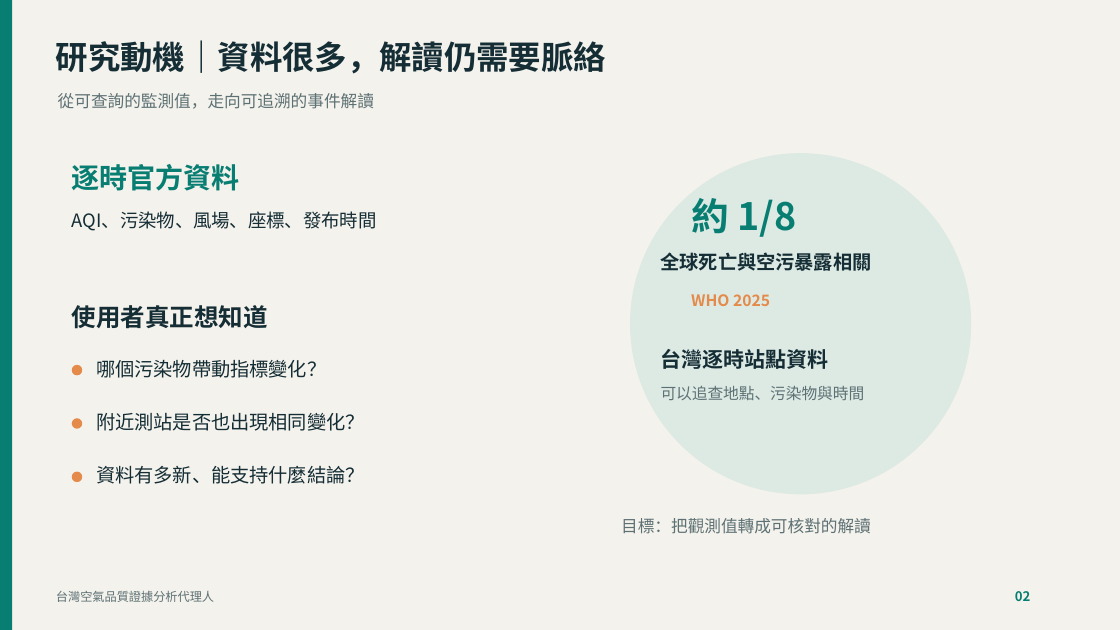
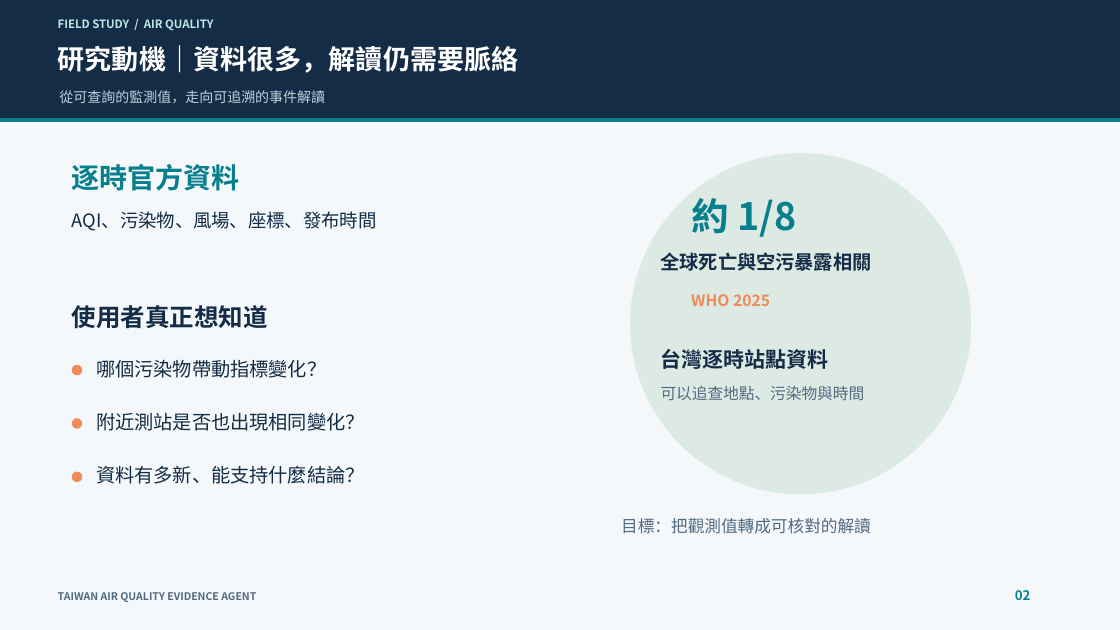
Before and after one commit to Jurass4207/IOT-Final-Project-Proposal, a slide deck: slide 2 of output/Proposal.pptx. Drawn at 1120x630 pixels with LibreOffice and Linux fonts; fonts in the diff are those of the drawing. Boxes give left, top, right and bottom in pixels: in the first picture for what was removed or moved away, otherwise in the second. Text is boxed around its words. In the diff, an @@ line names an element or a change of style, - is before the commit and + after.

Commit message:
Refresh proposal presentation design

```diff
--- a/output/Proposal.pptx
+++ b/output/Proposal.pptx
@@ background #F4F2EC to #F4F8FB @@
@@ rectangle removed at box(0, 0, 13, 630) @@
@@ rectangle added at box(0, 0, 1120, 122), fill #142C46 @@
@@ text added at box(58, 19, 213, 31), 9.8 pt, text #BFE7E6, bold @@
+FIELD STUDY / AIR QUALITY
@@ text "研究動機｜資料很多，解讀仍需要脈絡" at box(58, 45, 519, 73): size 27.8 to 23.2 pt, text colour #152D35 to #FFFFFF @@
@@ text "從可查詢的監測值，走向可追溯的事件解讀" at box(59, 90, 325, 103): size 14.2 to 12 pt, text colour #5D7174 to #C1D0DC @@
@@ rectangle added at box(0, 118, 1120, 122), fill #087F8C @@
@@ text colour #152D35 to #142C46 in 7 elements at box(72, 211, 377, 231), box(72, 305, 268, 329), box(96, 360, 326, 378), box(96, 413, 364, 431), box(96, 466, 364, 484), box(661, 252, 872, 271), box(661, 349, 829, 369) @@
@@ text "可以追查地點、污染物與時間" at box(661, 386, 865, 400): text colour #5D7174 to #536A80 @@
@@ fill #E48A4A to #F08A58 in 3 elements at box(71, 365, 82, 375), box(71, 418, 82, 429), box(71, 471, 82, 481) @@
@@ text "目標：把觀測值轉成可核對的解讀" at box(621, 518, 871, 534): text colour #5D7174 to #536A80 @@
@@ text at box(58, 592, 256, 602): text changed; size 10.5 to 9 pt; text colour #5D7174 to #536A80; bold on @@
-台灣空氣品質證據分析代理人
+TAIWAN AIR QUALITY EVIDENCE AGENT
@@ text colour #087E73 to #087F8C in 3 elements at box(72, 164, 240, 191), box(691, 198, 796, 237), box(1015, 590, 1031, 600) @@
```
Also in this commit, not shown: 15 other slides changed, 1 slide added, 1 slide removed.
